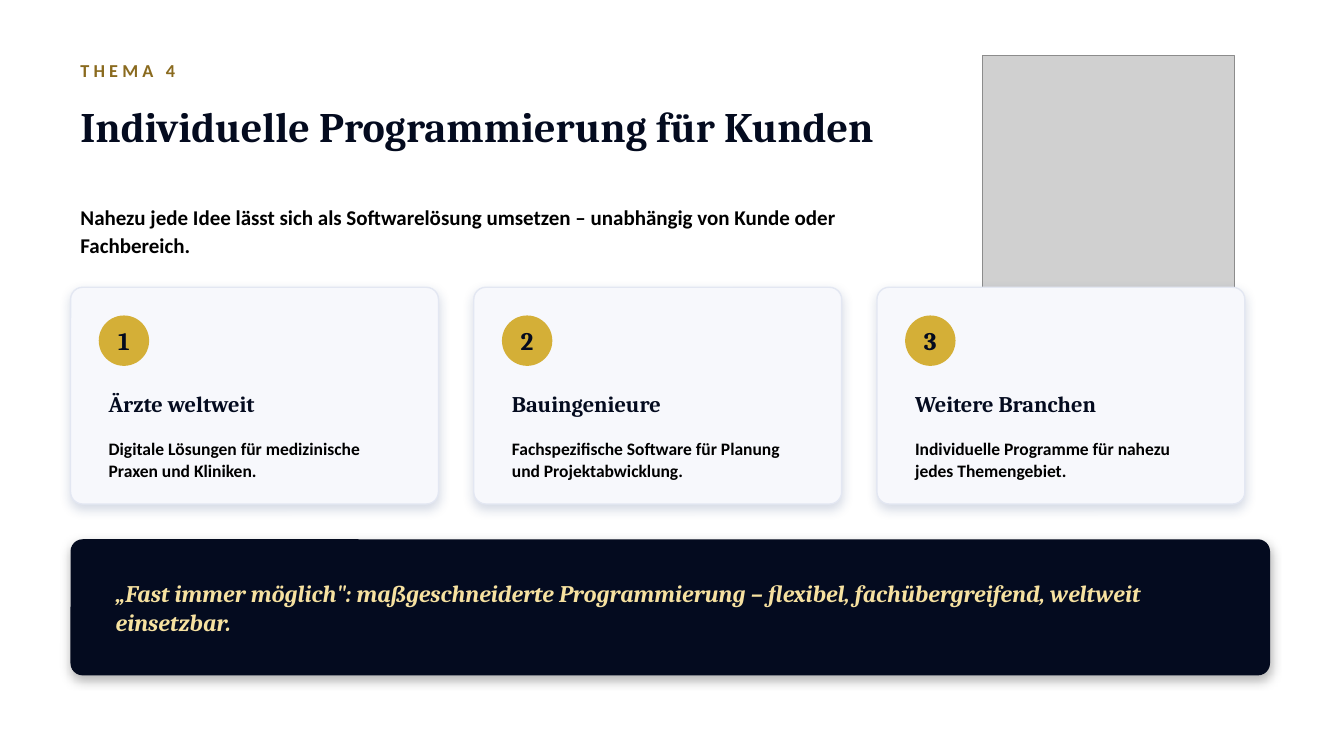
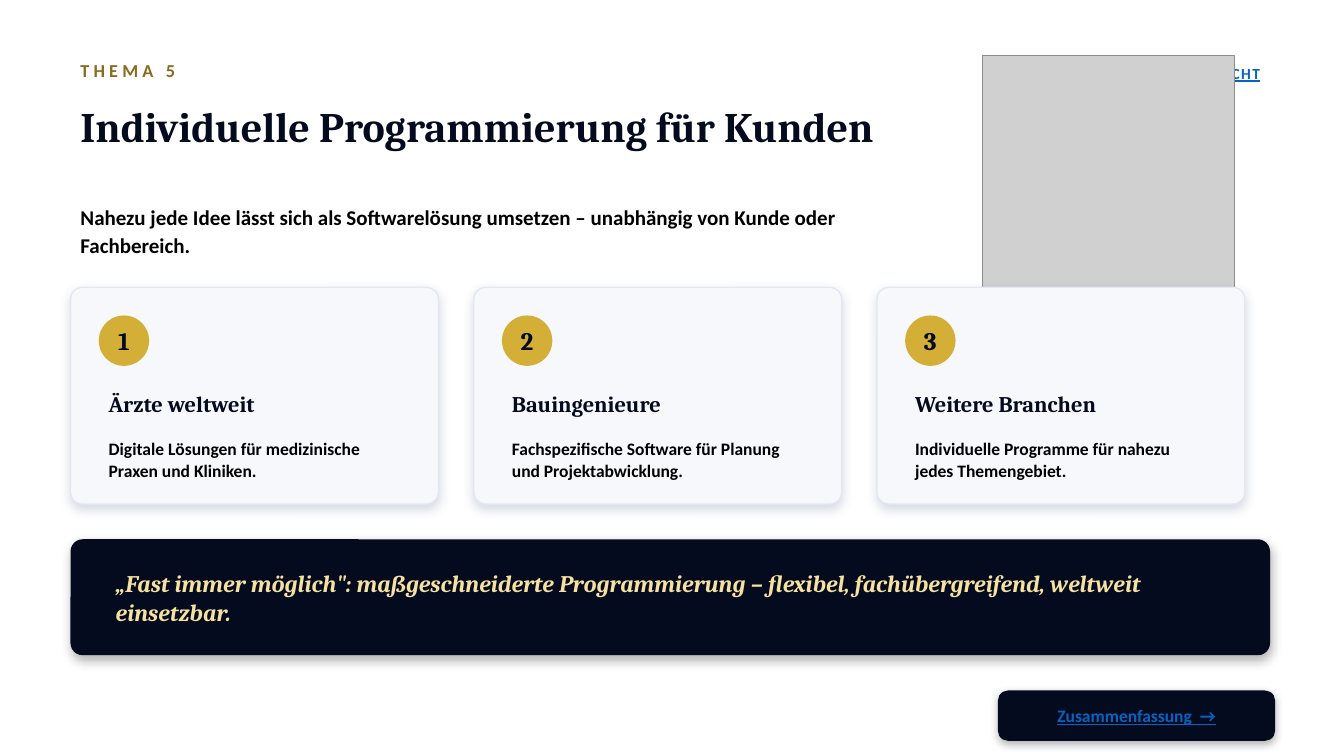
Before and after one commit to ThanosXXL/Thanos, a slide deck: slide 7 of praesentationen/Praesentation_Roadmap_2026.pptx (slide 6 before the commit). Drawn at 1344x756 pixels with LibreOffice and Linux fonts; fonts in the diff are those of the drawing; grey boxes stand for pictures; background and template pictures are left out. Boxes give left, top, right and bottom in pixels: in the first picture for what was removed or moved away, otherwise in the second. Text is boxed around its words. In the diff, an @@ line names an element or a change of style, - is before the commit and + after.

```diff
--- a/praesentationen/Praesentation_Roadmap_2026.pptx
+++ b/praesentationen/Praesentation_Roadmap_2026.pptx
@@ text at [80,65,175,77]: text changed @@
-THEMA 4
+THEMA 5
@@ text added at [1177,66,1260,84], 11 pt, text #0563C1, bold, underline @@
+← ÜBERSICHT
@@ rounded rectangle: place and size @@
-rounded rectangle at [71,539,1270,676]
+rounded rectangle at [71,539,1270,655]
@@ rounded rectangle at [71,539,1270,655]: proportions changed @@
@@ text "„Fast immer möglich": maßgeschneiderte Programmierung ...": place and size @@
-text "„Fast immer möglich": maßgeschneiderte Programmierung ..." at [116,585,1140,632]
+text "„Fast immer möglich": maßgeschneiderte Programmierung ..." at [116,575,1140,622]
@@ rounded rectangle added at [998,691,1275,741], fill #040B1F @@
@@ text added at [1057,710,1192,725], 12.5 pt, text #0563C1, bold, underline @@
+Zusammenfassung →
```
Also in this commit, not shown: 6 other slides changed, 1 slide added, 1 other file.
